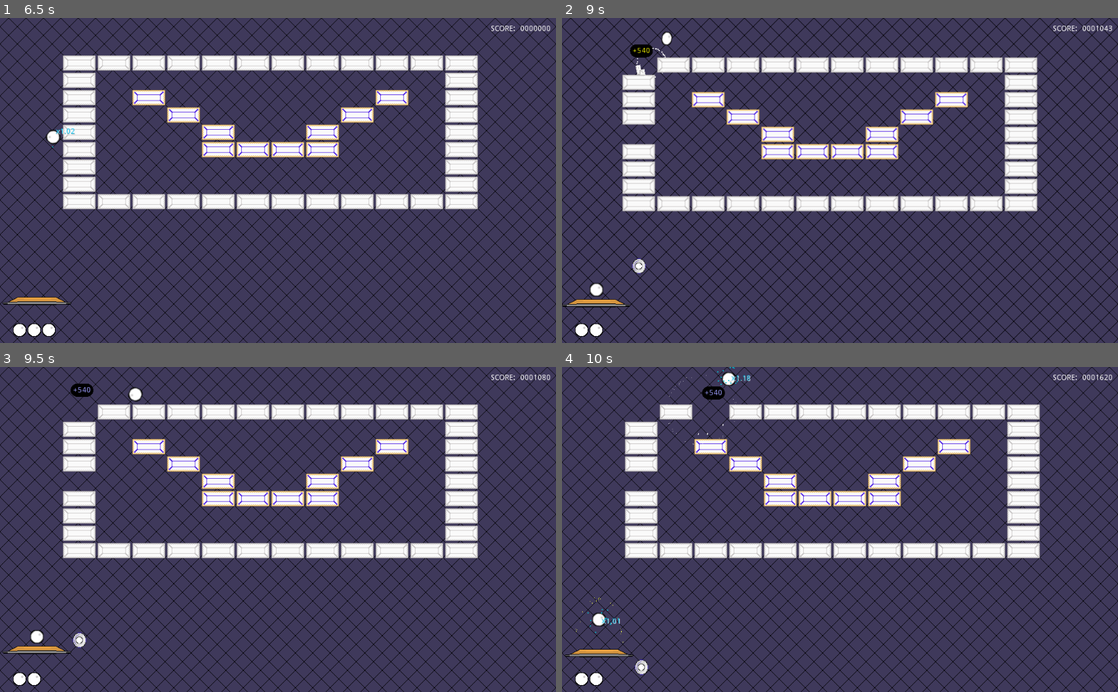
Above: before the commit, frames 1-4 (two rows, left to right).
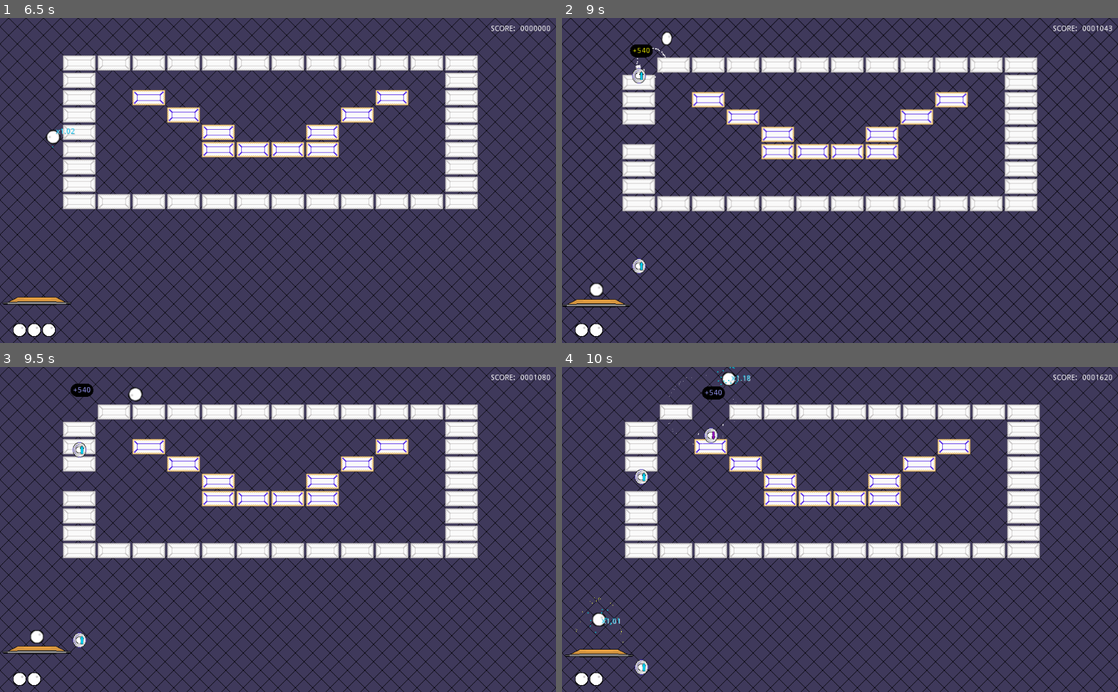
Above: after the commit, the same moments.

Repository: Anatolij-Grigorjev/Breakout4Godot
Game: Godot game, scene res://BreakoutGame.tscn
The game is run twice, just before and just after one commit, with the same random seed, the same clock (stepped at 60 frames per second) and the same inputs.
Inputs (mouse positions are in pixels of both pictures, inside the frame that each line leads up to):
- Up to frame 1 (6.5 s): tap Enter (ui_accept) at 0.5, 0.77, 2, 3.5, 3.77 s; move the mouse to (250, 245) at 0.52 s; hold Up (paddle_ball_speedup) 0.53-1.25 s; tap Space (paddle_launch_ball) at 0.6, 3.6 s; click (250, 245) at 0.67 s; drag from (444, 229) to (250, 245) at 1.27 s; move the mouse to (111, 131) at 2.02 s; hold Left (paddle_left) 2.03-2.75 s; tap Alt at 2.1, 5.1 s; drag from (305, 180) to (111, 131) at 2.77 s; move the mouse to (194, 99) at 3.52 s; hold Left (paddle_left) 3.53-4.25 s; drag from (400, 164) to (194, 99) at 4.27 s; move the mouse to (166, 196) at 5.02 s; hold Up (paddle_ball_speedup) 5.03-5.75 s; click (166, 196) at 5.17 s; drag from (333, 109) to (166, 196) at 5.77 s
- Up to frame 2 (9 s): move the mouse to (812, 245) at 6.52 s; hold Right (paddle_right) 6.53-7.25 s; tap Space (paddle_launch_ball) at 6.6 s; tap Enter (ui_accept) at 6.77 s; drag from (1006, 229) to (812, 245) at 7.27 s; move the mouse to (673, 131) at 8.02 s; hold Left (paddle_left) 8.03-8.75 s; tap Alt at 8.1 s; drag from (867, 180) to (673, 131) at 8.77 s
- Up to frame 3 (9.5 s): no input
- Up to frame 4 (10 s): move the mouse to (756, 448) at 9.52 s; hold Up (paddle_ball_speedup) from 9.53 s (still down); tap Space (paddle_launch_ball) at 9.6 s; click (756, 448) at 9.67 s; tap Enter (ui_accept) at 9.77 s

Frame 1 is identical in both runs. In frame 2, 0.1% of the frame differs, in the area x 12-16%, y 15-78%; in frame 3, 0.1%; in frame 4, 0.2%, in the area x 13-28%, y 18-94%.

Commit message:
change drop config to functional

Diff:
--- a/game/BreakoutGame.gd
+++ b/game/BreakoutGame.gd
@@ -34,12 +34,6 @@
 
 var stageFinished = false
 
-
-var dropConfigPoints: ScenePowerupConfig
-var dropConfigExtraBall: ScenePowerupConfig
-var dropConfigSpeedupBall: ScenePowerupConfig
-var dropConfigSlowdownBall: ScenePowerupConfig
-
 var powerup_configs = []
 
 
@@ -58,19 +52,53 @@
 	paddle.connect("ball_speedup_ended", self, "_on_paddle_ball_speedup_ended")
 	paddle.connect("request_launch_ball", self, "_on_paddle_new_ball_requested")
 
-	dropConfigPoints = ScenePowerupConfig.new(PowerupPointsScn, {
-		0: 0.1, 2: 0.25, 3: 0.25, 4: 0.25
-	}, 100)
-	dropConfigSpeedupBall = ScenePowerupConfig.new(PowerupSpeedupBallScn, {
-		0: 0.1, 2: 0.15, 3: 0.15, 4: 0.15
-	}, 100)
-	dropConfigSlowdownBall = ScenePowerupConfig.new(PowerupSlowdownBallScn, {
-		0: 0.1, 2: 0.15, 3: 0.15, 4: 0.15
-	}, 100)
-	dropConfigExtraBall = ScenePowerupConfig.new(PowerupExtraBallScn, {
-		0: 0.05, 2: 0.07, 3: 0.07, 4: 0.07
-	}, 1)
-	powerup_configs = [dropConfigPoints, dropConfigSpeedupBall, dropConfigSlowdownBall, dropConfigExtraBall]
+	var dropConfigPoints = ScenePowerupConfig.new(PowerupPointsScn, self, "_should_points_drop")
+	var dropConfigSpeedupBall = ScenePowerupConfig.new(PowerupSpeedupBallScn, self, "_should_speedup_drop")
+	var dropConfigSlowdownBall = ScenePowerupConfig.new(PowerupSlowdownBallScn, self, "_should_slowdown_drop")
+	var dropConfigExtraBall = ScenePowerupConfig.new(PowerupExtraBallScn, self)
+
+	powerup_configs = [
+		dropConfigPoints,
+		dropConfigSpeedupBall,
+		dropConfigSlowdownBall,
+		dropConfigExtraBall
+	]
+
+
+func _should_points_drop(_brick_type: int) -> bool:
+	return randf() < 0.12
+
+
+func _should_speedup_drop(brick_type: int) -> bool:
+	var stage_balls = _get_active_balls()
+	var max_probability = 0.3
+	for ball in stage_balls:
+		var speedupDiff = ball.currentSpeedupCoef() - 1.0
+		var speed_to_probability_coef = max_probability / (ball.maxSpeedCoef - 1.0)
+		var probability = max_probability - speedupDiff * speed_to_probability_coef
+		#if not probably for this ball (is at max speed), then skip
+		if probability < 0.001:
+			continue
+		else:
+			return randf() < probability
+
+	return false
+
+
+func _should_slowdown_drop(brick_type: int) -> bool:
+	var stage_balls = _get_active_balls()
+	var max_probability = 0.3
+	for ball in stage_balls:
+		var speedupDiff = ball.currentSpeedupCoef() - 1.0
+		var speed_to_probability_coef = max_probability / (ball.maxSpeedCoef - 1.0)
+		var probability = abs(speedupDiff * speed_to_probability_coef - max_probability)
+		#if not probably for this ball (is at lowest speed), then skip
+		if probability < 0.001:
+			continue
+		else:
+			return randf() < probability
+
+	return false
 
 
 func _process(delta):
@@ -90,9 +118,6 @@
 
 	scoreCounter.value = 0.0
 	livesCounter.numExtraBalls = starting_num_balls
-	for drop_config in powerup_configs:
-		drop_config.reset()
-
 	bricks.reset_bricks()
 
 
@@ -164,14 +189,13 @@
 
 func _on_paddle_collected_drop():
 	_glow_paddle_collected_drop()
-	# drop_config.caught_in_scene += 1
 
 
 func _process_drop_powerup(brick_type, start_global_pos):
 
 
 	for dropConfig in powerup_configs:
-		if dropConfig.can_spawn() and dropConfig.should_drop_for_brick(brick_type):
+		if (dropConfig as ScenePowerupConfig).should_drop_for_brick(brick_type):
 			_start_drop_of_scene(dropConfig, start_global_pos)
 			return
 
--- a/game/drops/ScenePowerupConfig.gd
+++ b/game/drops/ScenePowerupConfig.gd
@@ -1,30 +1,28 @@
+# A configuration of powerup for a specific stage
+# This takes a locally-pure function that is called on some owner
+# this function accepts int type of broken brick and should return a
+# bool indicating if the powerup of this configu should drop
+#
+# not supplying owner and func name will just mean this never drops
 class_name ScenePowerupConfig
 
 
 var PowerupScn: PackedScene
-var brick_type_probabilities = {}
-var max_times_in_scene
-var caught_in_scene
+var spawn_check_owner
+var spawn_check_func_name: String
 
 
-func _init(Scn, probs, max_in_scene = 999):
+func _init(Scn, check_owner = null, checker_name: String = ''):
     self.PowerupScn = Scn
-    self.brick_type_probabilities = probs
-    self.max_times_in_scene = max_in_scene
-    self.caught_in_scene = 0
+    self.spawn_check_owner = check_owner
+    self.spawn_check_func_name = checker_name
 
 
-func can_spawn() -> bool:
-    return max_times_in_scene > caught_in_scene
+func should_drop_for_brick(broken_brick_type: int) -> bool:
 
-
-func should_drop_for_brick(brick_type: int) -> bool:
-    var probability = Utils.nvl(brick_type_probabilities[brick_type], 0.0)
-    return randf() < probability
-
-
-func reset():
-    caught_in_scene = 0
+    if not spawn_check_owner or not spawn_check_func_name:
+        return false
+    return spawn_check_owner.call(spawn_check_func_name, broken_brick_type)
 
 
 func new_drop_at_pos(global_position: Vector2) -> PowerupBase:
